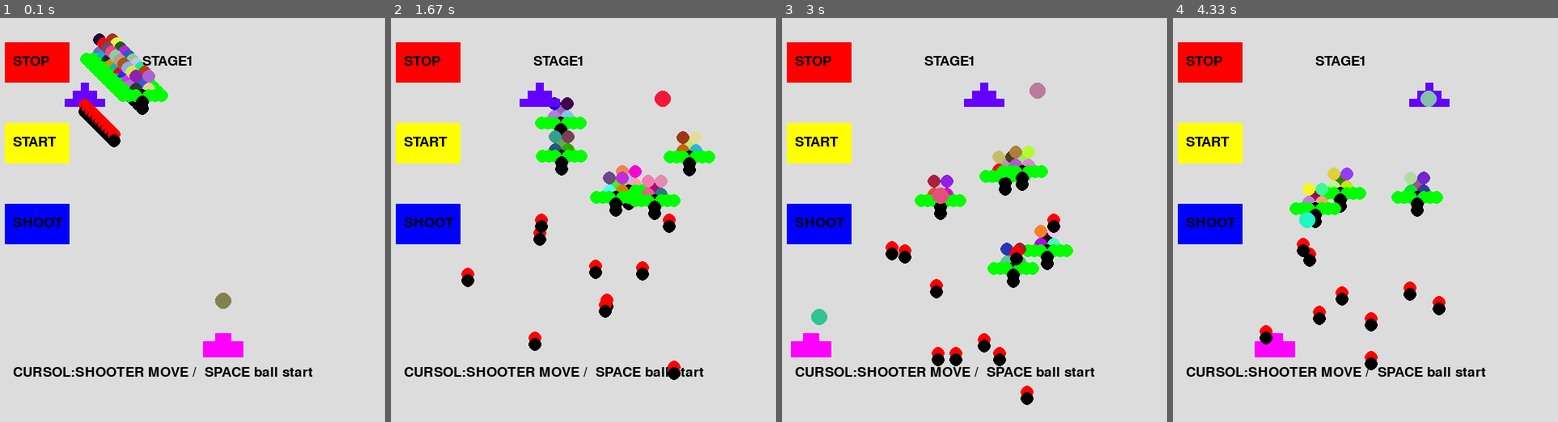
Above: before the commit, frames 1-4 (left to right).
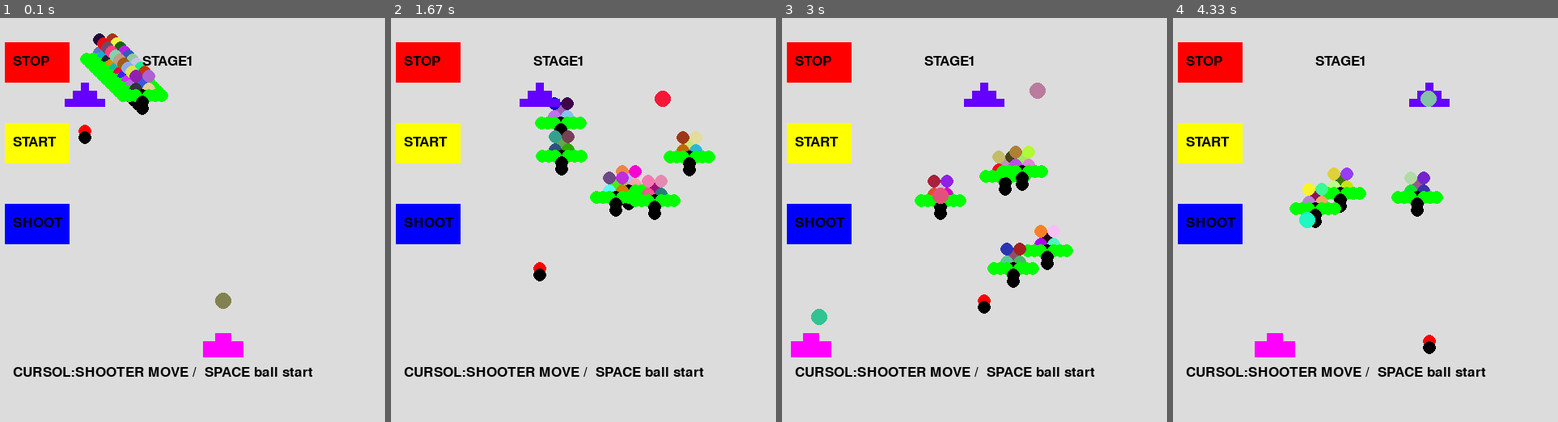
Above: after the commit, the same moments.

Repository: snc29654/pygame
Game: pygame game, started from invador_scenario.py
Two runs of this game, one before a commit and one after it. Both use one fixed random seed, a clock stepped at 60 frames per second and the inputs below.
Inputs (mouse positions are in pixels of both pictures, inside the frame that each line leads up to):
- Up to frame 1 (0.1 s): no input
- Up to frame 2 (1.67 s): tap Space at 0.33, 1.07, 1.37 s; click "SHOOT" at 0.72 s; hold Right 1-1.47 s
- Up to frame 3 (3 s): hold Left 2-2.53 s; tap Space at 2.07, 2.37, 2.63, 2.93 s; hold Left 2.57-2.97 s
- Up to frame 4 (4.33 s): hold Right 3-3.63 s; tap Space at 3.07, 3.37, 3.73, 4.03 s; hold Left 3.67-4.13 s; click (1415, 78) at 4.22 s

The runs differ from the first frame. In frame 1, 0.7% of the frame differs, in the area x 20-32%, y 20-32%; in frame 2, 1.3%; in frame 3, 1.4%, in the area x 26-73%, y 48-96%; in frame 4, 1.3%.

Commit message:
障壁から打った弾にあたったらGAME OVER

Diff:
--- a/invador_scenario.py
+++ b/invador_scenario.py
@@ -38,6 +38,7 @@
         self.y_wall=100
         self.xwall_state=0
         self.wall_hit = 0
+        self.dummy_hit = 0
 
         self.bxt=[0,1,2,3,4,5,6,7,8,9]
         self.byt=[0,1,2,3,4,5,6,7,8,9]
@@ -89,6 +90,11 @@
                 and((self.byt[j]>(self.y_wall-10))and(self.byt[j]<(self.y_wall+10)))):
                self.wall_hit = 1
 
+    def dummy_col_check(self):
+        for j in range(BALL_COUNT):
+            if(((self.dummy_x[j]>(self.x3-50))and(self.dummy_x[j]<(self.x3)))
+                and((self.dummy_y[j]>(400-10))and(self.dummy_y[j]<(400+10)))):
+               self.dummy_hit = 1
 
     def all_hit(self):
         for i in range(TARGET_COUNT):
@@ -177,17 +183,16 @@
 
     def dummy_move(self):
         for i in range(TARGET_COUNT):
-            if(self.xstate[i]==0):
-                self.dummy_x[i] += (1 +i)
-            if(self.xstate[i]==1):
-                self.dummy_x[i] -= (1 +i)
-
-
-            if(self.ystate[i]==0):
-                self.dummy_y[i] += (2+ i)
-            if(self.ystate[i]==1):
-                self.dummy_y[i] -= (2+ i )
-
+
+            if(self.xwall_state ==0):
+                self.dummy_x[i] += (1+self.scenario_state)
+            if(self.xwall_state==1):
+                self.dummy_x[i] -= (1+self.scenario_state)
+
+
+            self.dummy_y[i] += (10)
+            if(self.dummy_y[i] >400):
+                self.dummy_y[i]=100
 
     def wall_move(self):
         if(self.xwall_state ==0):
@@ -245,7 +250,7 @@
                        #大砲移動　右
                         self.x3=self.x3+10
                     if event.key == K_SPACE:
-                        #玉発射
+                        #弾発射
                         self.bxt[self.xy0state]=self.x3
                         self.byt[self.xy0state]=400
                         self.xy0state += 1
@@ -260,7 +265,7 @@
                     if start_button.collidepoint(event.pos):
                         self.stop=0
                     if reset_button.collidepoint(event.pos):
-                        #玉発射
+                        #弾発射
                         self.bxt[self.xy0state]=self.x3
                         self.byt[self.xy0state]=400
                         self.xy0state += 1
@@ -271,6 +276,7 @@
             #的衝突
             self.hit_check()
             self.wall_col_check()
+            self.dummy_col_check()
 
             self.main_surface.fill((220, 220, 220))
             pygame.draw.rect(self.main_surface, (255, 0, 0), stop_button)
@@ -317,7 +323,7 @@
             self.make_wall()
             self.wall_move()
 
-            #玉
+            #弾
             self.make_ball()
 
             #大砲
@@ -332,6 +338,9 @@
             self.main_surface.blit(text2, (40,145))
             self.main_surface.blit(text3, (40,245))
             self.main_surface.blit(text4, (40,430))
+            if(self.dummy_hit==1):
+                texthit = font.render("TARGET BALL HIT TO GUN GAME OVER!", True, (255,0,0))
+                self.stop=1
             if(self.wall_hit==1):
                 texthit = font.render("WALL HIT GAME OVER!", True, (255,0,0))
                 self.stop=1
